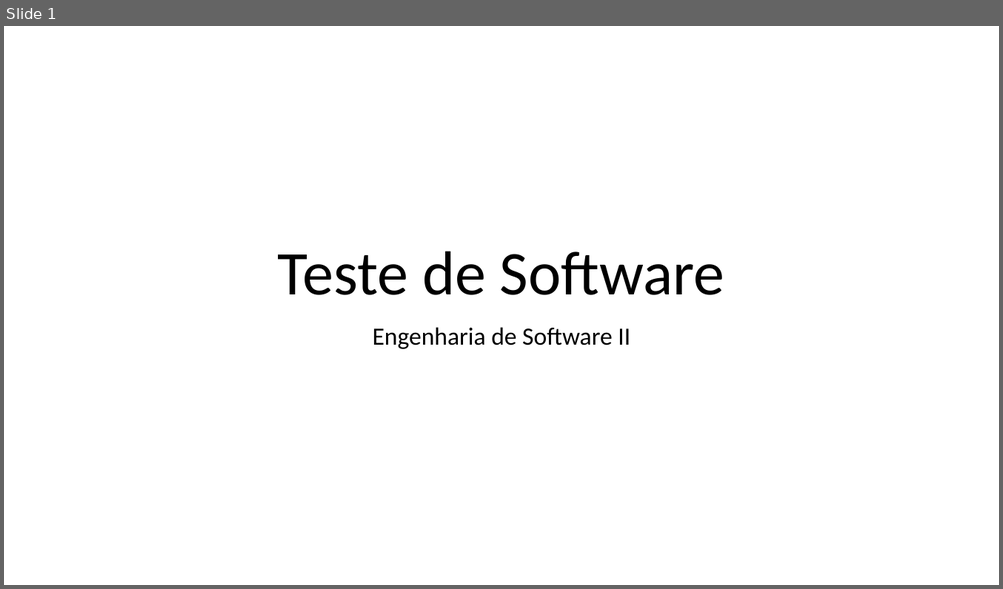
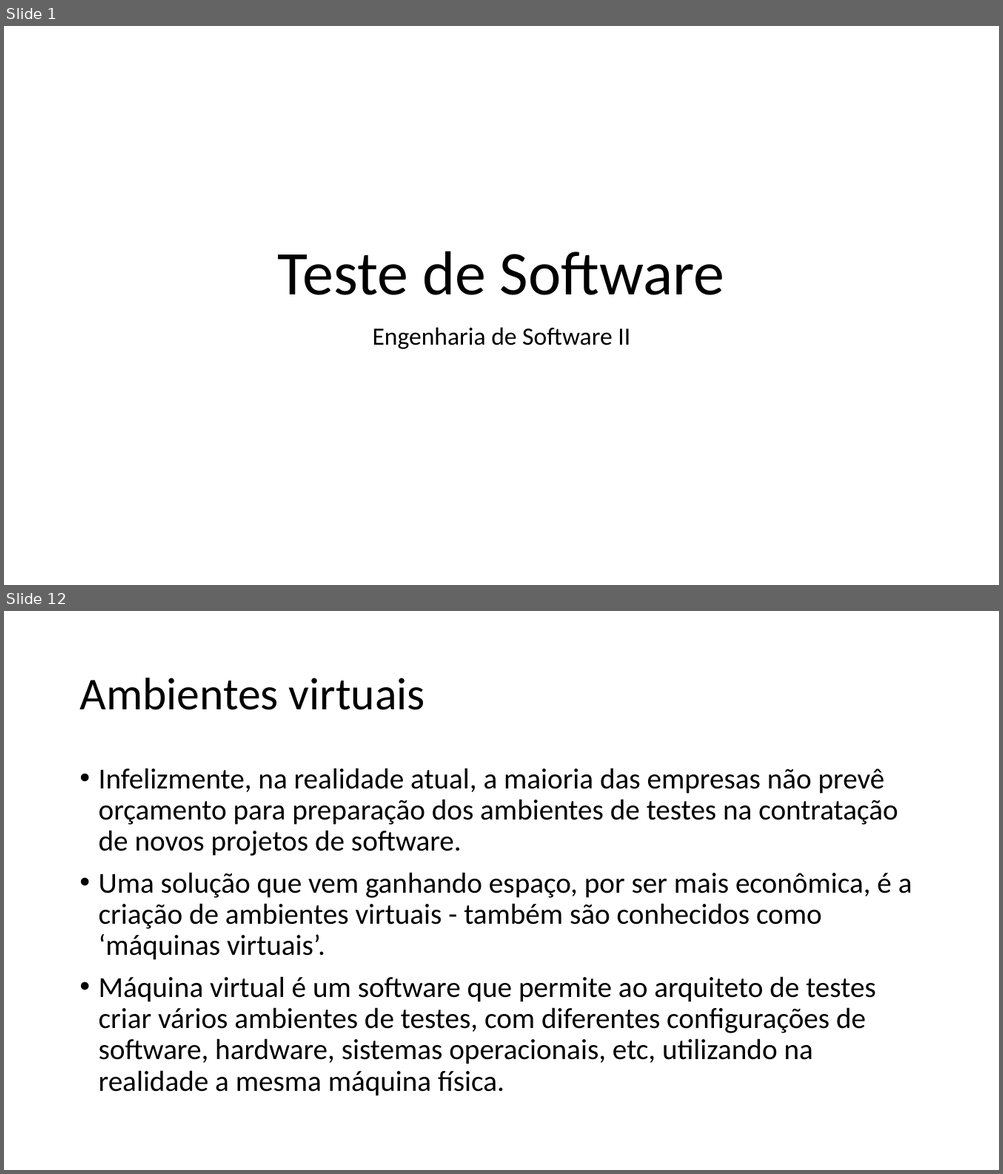
Before and after one commit to fmassaretto/SoftwareTesting, a slide deck: Teste de Software.pptx. Shown one above the other, each under a label of ours: slide 1 before the commit, slides 1 and 12 after it; the slides between them are not shown. The pictures are 1003x589 and 1003x1174 pixels, drawn with LibreOffice and Linux fonts; fonts in the diff are those of the drawing. Boxes give left, top, right and bottom in pixels: in the first picture for what was removed or moved away, otherwise in the second. Text is boxed around its words. In the diff, an @@ line names an element or a change of style, - is before the commit and + after.

Commit message:
Teste de Software.pptx: Montei minha parte dos slides

```diff
--- a/Teste de Software.pptx
+++ b/Teste de Software.pptx
@@ slide 12 added at [4, 611, 999, 1170], background #FFFFFF @@
@@ title added at [79, 678, 425, 710], 44 pt, text #000000 @@
+Ambientes virtuais
@@ text added at [99, 768, 912, 1096], 28 pt, text #000000 @@
+• Infelizmente, na realidade atual, a maioria das empresas não prevê orçamento para preparação dos ambientes de testes na contratação de novos projetos de software.
+• Uma solução que vem ganhando espaço, por ser mais econômica, é a criação de ambientes virtuais - também são conhecidos como ‘máquinas virtuais’.
+• Máquina virtual é um software que permite ao arquiteto de testes criar vários ambientes de testes, com diferentes configurações de software, hardware, sistemas operacionais, etc, utilizando na realidade a mesma máquina física.
```
Also in this commit, not shown: 43 other slides added.
